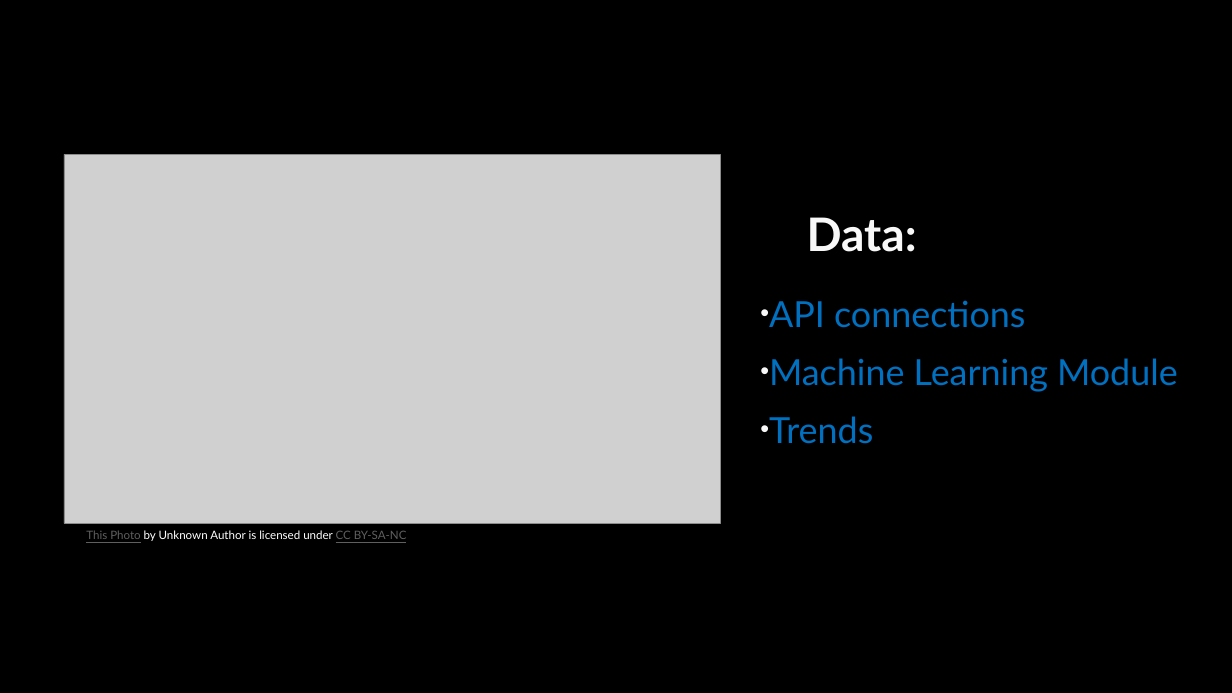
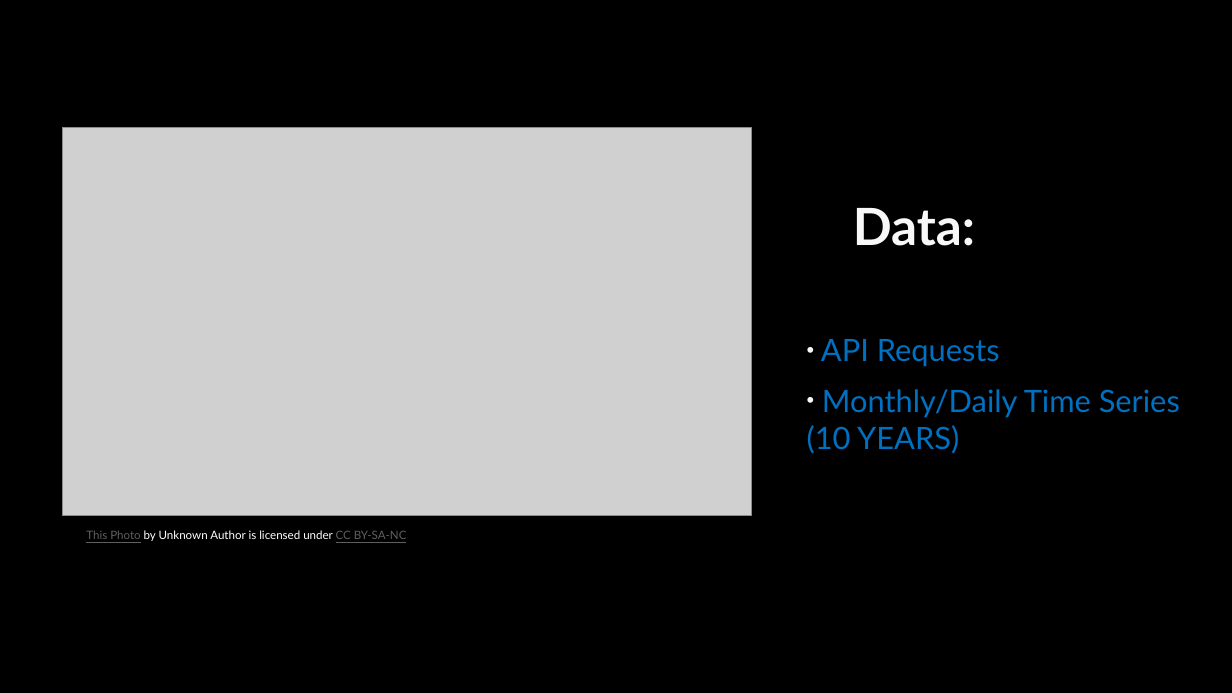
Before and after one commit to tylerfallon/The-Omniscient-Crypto-Oracle, a slide deck: slide 5 of The Omniscient Crypto Oracle.pptx. Drawn at 1232x693 pixels with LibreOffice and Linux fonts; fonts in the diff are those of the drawing; grey boxes stand for pictures; background and template pictures are left out. Boxes give left, top, right and bottom in pixels: in the first picture for what was removed or moved away, otherwise in the second. Text is boxed around its words. In the diff, an @@ line names an element or a change of style, - is before the commit and + after.

Commit message:
Edited Formatting of ppt

```diff
--- a/The Omniscient Crypto Oracle.pptx
+++ b/The Omniscient Crypto Oracle.pptx
@@ text "Data:": place and size @@
-text "Data:" at bbox=[769, 217, 1178, 444]
+text "Data:" at bbox=[807, 208, 1180, 454]
@@ picture: place and size @@
-picture at bbox=[64, 154, 720, 523]
+picture at bbox=[62, 128, 750, 515]
@@ text at bbox=[853, 208, 975, 246]: size 36 to 40 pt in "Data:" @@
@@ text at bbox=[807, 339, 1180, 454]: text changed; size 28 to 24 pt @@
-• API connections
-• Machine Learning Module
-• Trends
+• API Requests
+• Monthly/Daily Time Series (10 YEARS)
```
Also in this commit, not shown: 12 other slides changed.
